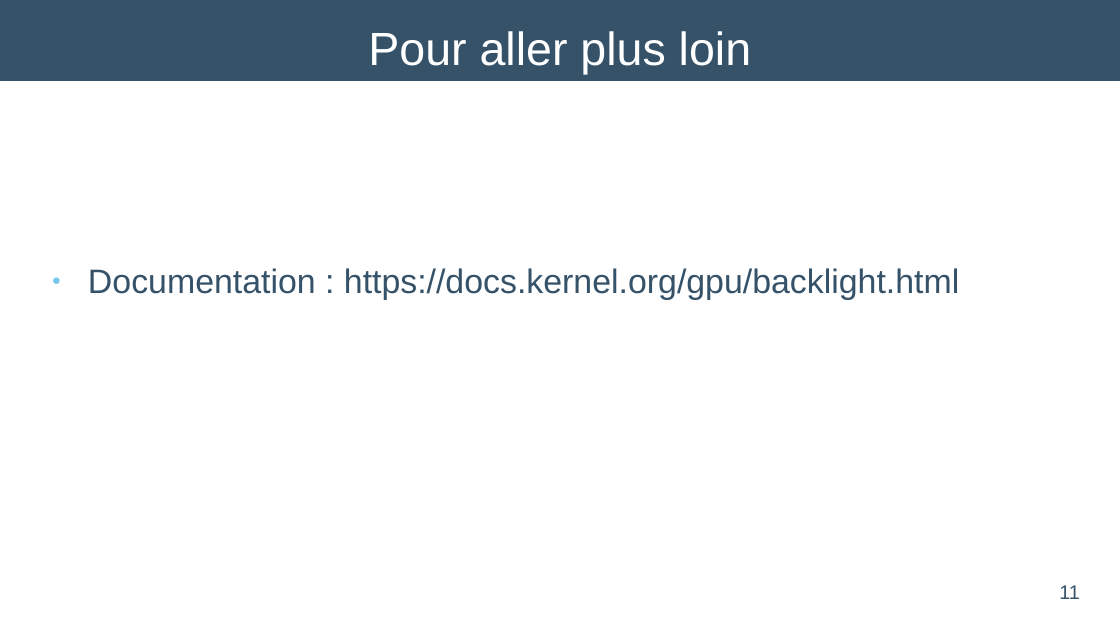
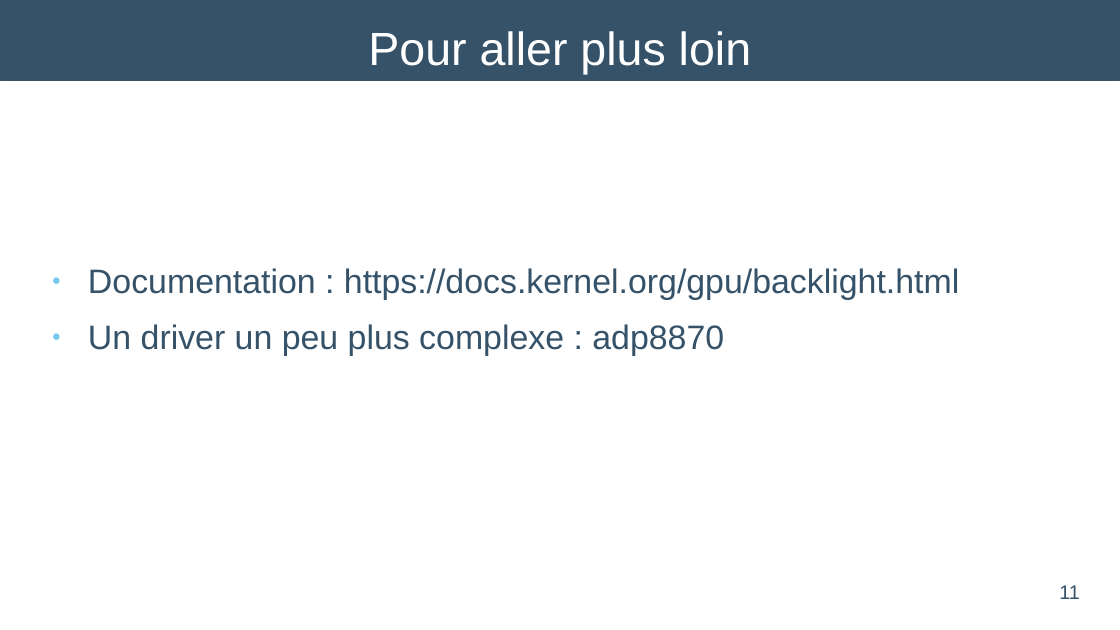
Before and after one commit to HEIG-AndreCosta/drv, a slide deck: slide 11 of material/te2/te2_andre_costa.odp. Drawn at 1120x630 pixels with LibreOffice and Linux fonts; fonts in the diff are those of the drawing. Boxes give left, top, right and bottom in pixels: in the first picture for what was removed or moved away, otherwise in the second. Text is boxed around its words. In the diff, an @@ line names an element or a change of style, - is before the commit and + after.

Commit message:
added mention of adp8870

```diff
--- a/material/te2/te2_andre_costa.odp
+++ b/material/te2/te2_andre_costa.odp
@@ text at [88,324,724,356]: paragraph added @@
+● Un driver un peu plus complexe : adp8870
```
